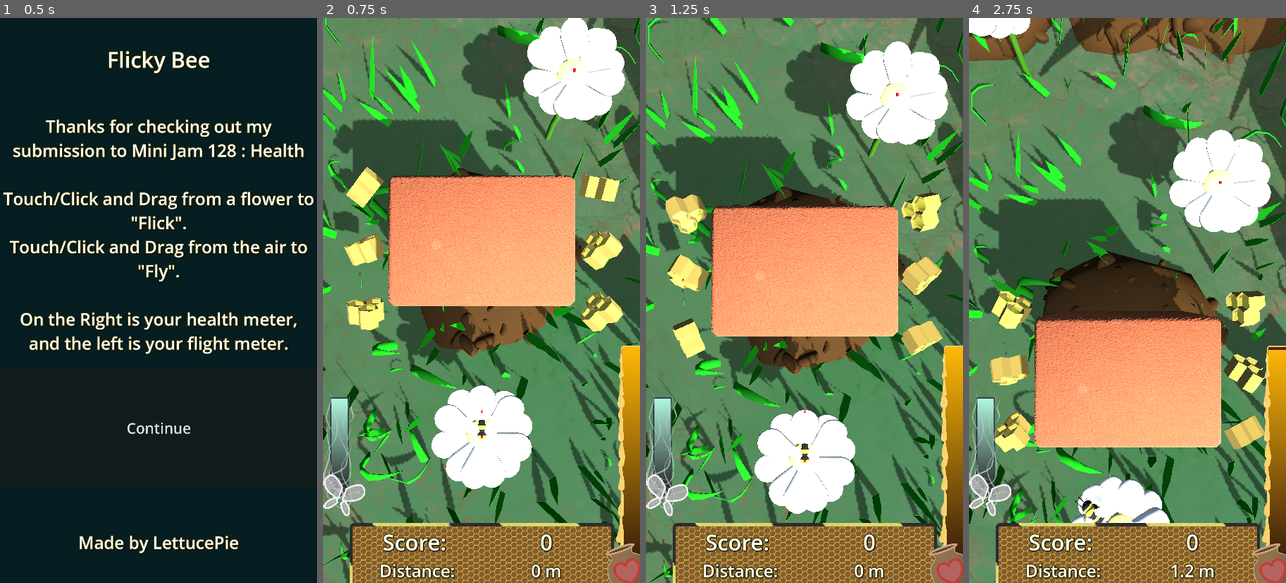
Above: before the commit, frames 1-4 (left to right).
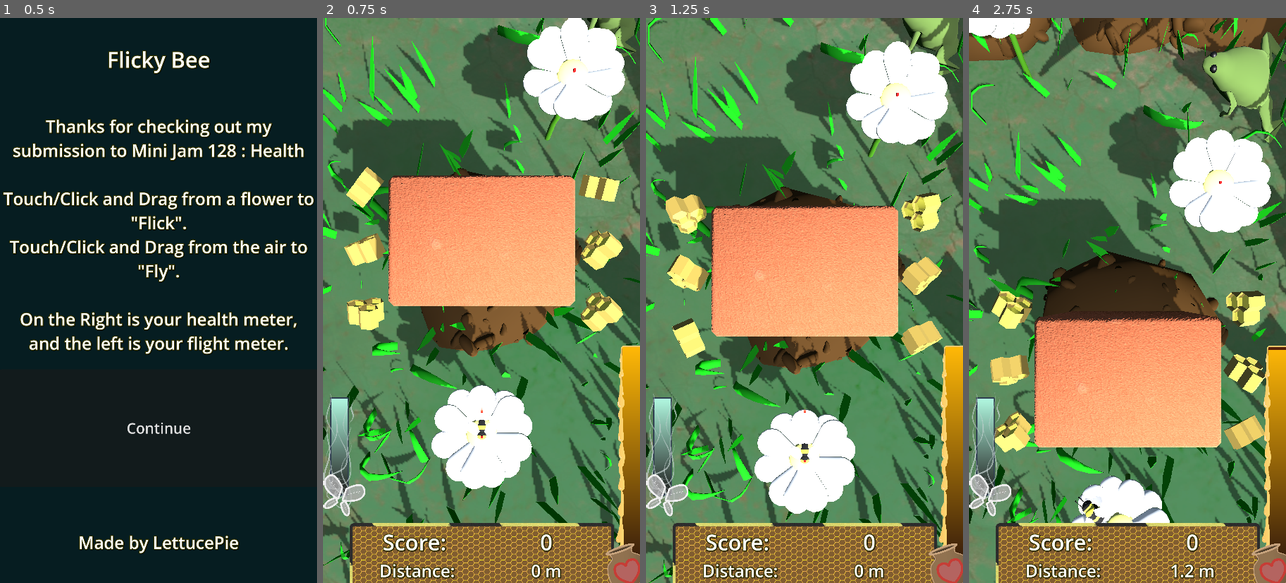
Above: after the commit, the same moments.

Repository: LettucePie/flicky_bee
Game: Godot game, scene res://Play/play_1.tscn
The game is run twice, just before and just after one commit, with the same random seed, the same clock (stepped at 60 frames per second) and the same inputs.
Inputs (mouse positions are in pixels of both pictures, inside the frame that each line leads up to):
- Up to frame 1 (0.5 s): no input
- Up to frame 2 (0.75 s): click "Continue" at 0.5 s
- Up to frame 3 (1.25 s): no input
- Up to frame 4 (2.75 s): move the mouse to (1197, 272) at 1.27 s; hold Up (ui_up) 1.28-2 s; click (1197, 272) at 1.42 s; drag from (1064, 328) to (1111, 413) at 2.02 s

Frame 1 is identical in both runs. In frame 2, 0.5% of the frame differs, in the area x 81-99%, y 0-7%; in frame 3, 1.2%; in frame 4, 3.2%, in the area x 64-100%, y 2-23%.

Commit message:
Preliminary work on adding Frog Obstacle

Diff:
--- /dev/null
+++ b/Core/Obstacles/frog.gd
@@ -0,0 +1,45 @@
+extends Node3D
+
+@export var lunge_interval = 2.5
+@onready var anim = $Frog/AnimationPlayer
+@onready var curve = $Tongue/Path3D.curve
+
+var player_present := false
+var player_body : CharacterBody3D
+var tongue_length := 0.0
+
+
+# Called when the node enters the scene tree for the first time.
+func _ready():
+	player_body = null
+	$Lunge.start(lunge_interval)
+	anim.play("Idle")
+
+
+func _physics_process(delta):
+	if tongue_length > 0.0:
+		pass
+
+
+func _on_lunge_timeout() -> void:
+	$Lunge.stop()
+	anim.play("Lunge")
+	if player_body != null:
+		var self_z = self.get_position().z
+		var player_z = player_body.get_position().z
+		tongue_length = -6.2
+		curve.set_point_position(1, Vector3(tongue_length, 0, 0))
+		if abs(self_z - player_z) < 3.0:
+			print("Player Hit by Frog")
+
+
+func _on_area_3d_body_entered(body) -> void:
+	if body.is_in_group("Player"):
+		player_present = true
+		player_body = body
+
+
+func _on_area_3d_body_exited(body) -> void:
+	if body.is_in_group("Player"):
+		player_present = false
+		player_body = null
--- /dev/null
+++ b/Core/Obstacles/frog.tscn
@@ -0,0 +1,74 @@
+[gd_scene load_steps=5 format=3 uid="uid://djb5of7bwcp00"]
+
+[ext_resource type="Script" path="res://Core/Obstacles/frog.gd" id="1_evudc"]
+[ext_resource type="PackedScene" uid="uid://c01xvhdcfwgon" path="res://Core/Art/Frog.glb" id="1_unsbo"]
+
+[sub_resource type="BoxShape3D" id="BoxShape3D_0djic"]
+size = Vector3(16.2456, 7.98823, 1)
+
+[sub_resource type="Curve3D" id="Curve3D_tbjkw"]
+_data = {
+"points": PackedVector3Array(0, 0, 0, 0, 0, 0, 6.2, -4, 2.08165e-12, 0, 0, 0, 0, 0, 0, -6.2, 2.08165e-12, 2.08165e-12),
+"tilts": PackedFloat32Array(0, 0)
+}
+point_count = 2
+
+[node name="Frog" type="Node3D"]
+script = ExtResource("1_evudc")
+
+[node name="Frog" parent="." instance=ExtResource("1_unsbo")]
+transform = Transform3D(-2.18557e-08, 1.74393e-16, 0.5, 1.74393e-16, 0.5, -1.74393e-16, -0.5, 1.74393e-16, -2.18557e-08, 6.2, -4.2, 2.08165e-12)
+
+[node name="Skeleton3D" parent="Frog/Armature" index="0"]
+bones/0/position = Vector3(-2.02582e-16, -0.876406, 1.46541)
+bones/2/position = Vector3(1.60101, 1.30745, 0.122708)
+bones/2/rotation = Quaternion(-0.379554, 0.407381, -0.73311, 0.39055)
+bones/3/rotation = Quaternion(-0.167543, 0.0929228, 0.337825, 0.921503)
+bones/4/rotation = Quaternion(-0.269467, 0.267638, -0.262762, 0.886969)
+bones/5/position = Vector3(-1.60101, 1.30745, 0.122708)
+bones/5/rotation = Quaternion(-0.379554, -0.407381, 0.73311, 0.39055)
+bones/6/rotation = Quaternion(-0.167543, -0.0929228, -0.337825, 0.921503)
+bones/7/rotation = Quaternion(-0.269467, -0.267638, 0.262762, 0.886969)
+bones/8/rotation = Quaternion(-0.148808, -0.163883, -0.864062, 0.452102)
+bones/9/rotation = Quaternion(-0.0466508, 0.183528, 0.667107, 0.720493)
+bones/10/rotation = Quaternion(2.50844e-08, 7.94035e-09, -0.923745, 0.383008)
+bones/11/rotation = Quaternion(-0.000968384, -0.214873, 0.92511, 0.313049)
+bones/12/rotation = Quaternion(-0.148808, 0.163883, 0.864062, 0.452102)
+bones/13/rotation = Quaternion(-0.0466508, -0.183528, -0.667107, 0.720493)
+bones/14/rotation = Quaternion(3.36829e-08, -1.26016e-08, 0.923745, 0.383008)
+bones/15/rotation = Quaternion(-0.000968388, 0.214873, -0.92511, 0.313049)
+
+[node name="AnimationPlayer" parent="Frog" index="1"]
+next/Lunge = &"Idle"
+
+[node name="Lunge" type="Timer" parent="."]
+
+[node name="Tongue" type="Node3D" parent="."]
+
+[node name="Area3D" type="Area3D" parent="Tongue"]
+collision_mask = 2
+
+[node name="CollisionShape3D" type="CollisionShape3D" parent="Tongue/Area3D"]
+shape = SubResource("BoxShape3D_0djic")
+
+[node name="Path3D" type="Path3D" parent="Tongue"]
+curve = SubResource("Curve3D_tbjkw")
+
+[node name="CSGPolygon3D" type="CSGPolygon3D" parent="Tongue"]
+polygon = PackedVector2Array()
+mode = 2
+path_node = NodePath("../Path3D")
+path_interval_type = 0
+path_interval = 1.0
+path_simplify_angle = 0.0
+path_rotation = 2
+path_local = false
+path_continuous_u = true
+path_u_distance = 1.0
+path_joined = false
+
+[connection signal="timeout" from="Lunge" to="." method="_on_lunge_timeout"]
+[connection signal="body_entered" from="Tongue/Area3D" to="." method="_on_area_3d_body_entered"]
+[connection signal="body_exited" from="Tongue/Area3D" to="." method="_on_area_3d_body_exited"]
+
+[editable path="Frog"]
--- a/Play/play_1.tscn
+++ b/Play/play_1.tscn
@@ -8,6 +8,7 @@
 [ext_resource type="PackedScene" uid="uid://dys2nli2rglts" path="res://UI/hud.tscn" id="5_rm8qy"]
 [ext_resource type="AudioStream" uid="uid://cnypws5cu7ia4" path="res://Core/Sound/Song.mp3" id="8_hw42c"]
 [ext_resource type="PackedScene" uid="uid://5vual8pkwjvk" path="res://Core/grass_patch.tscn" id="8_r0s2t"]
+[ext_resource type="PackedScene" uid="uid://djb5of7bwcp00" path="res://Core/Obstacles/frog.tscn" id="9_hobes"]
 
 [sub_resource type="ProceduralSkyMaterial" id="ProceduralSkyMaterial_e8o1s"]
 ground_bottom_color = Color(0.0980392, 0.203922, 0.113725, 1)
@@ -87,6 +88,9 @@
 [node name="Grass_Patch3" parent="." instance=ExtResource("8_r0s2t")]
 transform = Transform3D(1, 0, 0, 0, 1, 0, 0, 0, 1, 2.08165e-12, -5, -60)
 
+[node name="Frog" parent="." instance=ExtResource("9_hobes")]
+transform = Transform3D(1, 0, 0, 0, 1, 0, 0, 0, 1, 0, 0, -18.729)
+
 [connection signal="area_entered" from="Camera3D/Bottom_Detect" to="." method="_on_bottom_detect_area_entered"]
 [connection signal="body_entered" from="Camera3D/Bottom_Detect" to="." method="_on_bottom_detect_area_entered"]
 [connection signal="area_entered" from="Camera3D/Top_Detect" to="." method="_on_top_detect_area_entered"]
Binary file added: Core/Art/Frog.glb
Not shown: 1 places in Play/play_1.tscn that only renumber resources
Not shown, added: Core/Art/Frog.blend
Not shown, added: Core/Art/Frog.blend1
